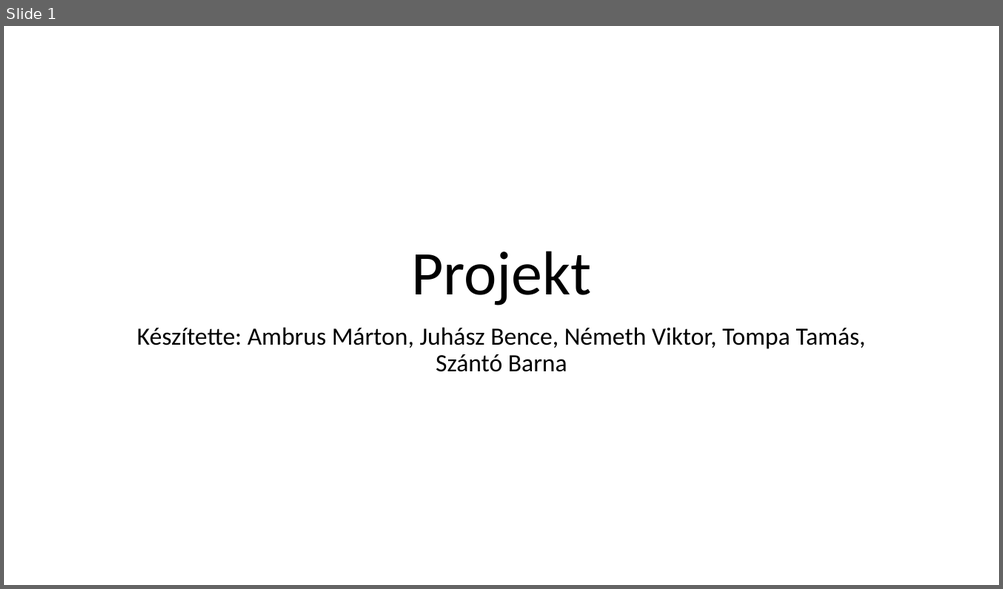
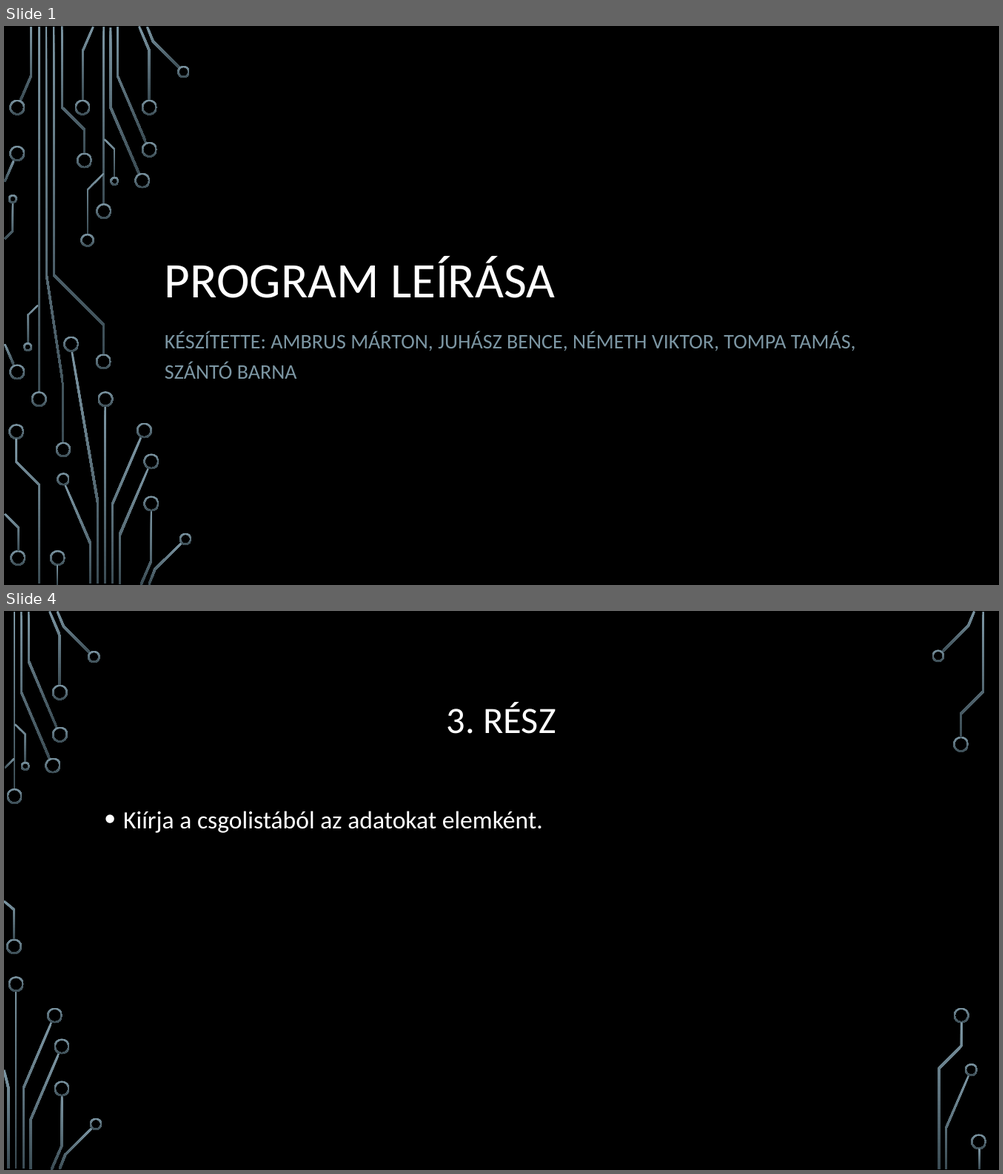
Before and after one commit to vbrine/python-progi, a slide deck: program.pptx. Shown one above the other, each under a label of ours: slide 1 before the commit, slides 1 and 4 after it; the slides between them are not shown. The pictures are 1003x589 and 1003x1174 pixels, drawn with LibreOffice and Linux fonts; fonts in the diff are those of the drawing; background and template pictures are left out. Boxes give left, top, right and bottom in pixels: in the first picture for what was removed or moved away, otherwise in the second. Text is boxed around its words. In the diff, an @@ line names an element or a change of style, - is before the commit and + after.

```diff
--- a/program.pptx
+++ b/program.pptx
@@ slide 4 added at (4, 611, 999, 1170), background picture (left out) @@
@@ title added at (447, 703, 555, 734), 36 pt, text #FFFFFF @@
+3. RÉSZ
@@ text added at (123, 811, 543, 833), 24 pt, text #FFFFFF @@
+• Kiírja a csgolistából az adatokat elemként.
@@ group added at (4, 611, 987, 1170): 33 freeform shapes, 3 rectangles @@
@@ slide 1 changed as well @@
@@ background #FFFFFF to picture (left out) @@
@@ title at (165, 256, 555, 298): text changed; size 60 to 48 pt; text colour #000000 to #FFFFFF @@
-Projekt
+PROGRAM LEÍRÁSA
@@ subtitle at (165, 332, 856, 379): text changed; size 24 to 20 pt; text colour #000000 to #7C96A3 @@
-Készítette: Ambrus Márton, Juhász Bence, Németh Viktor, Tompa Tamás, Szántó Barna
+KÉSZÍTETTE: AMBRUS MÁRTON, JUHÁSZ BENCE, NÉMETH VIKTOR, TOMPA TAMÁS, SZÁNTÓ BARNA
@@ group added at (4, 26, 192, 585): 50 freeform shapes, 4 rectangles @@
```
Also in this commit, not shown: 4 other slides added, 1 slide removed.
